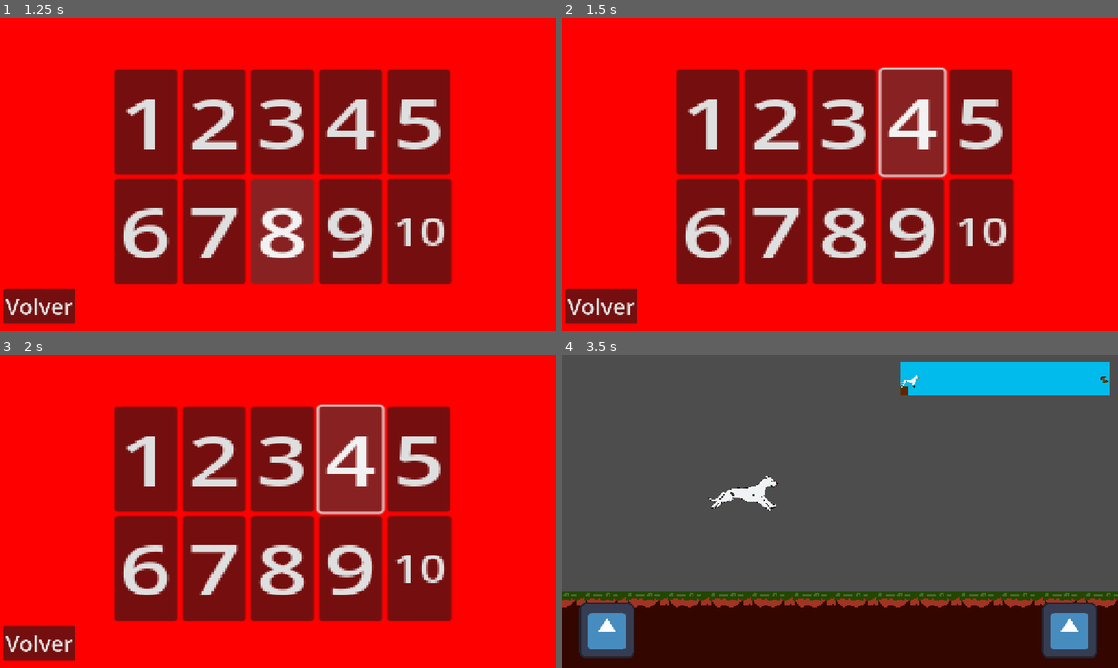
Above: before the commit, frames 1-4 (two rows, left to right).
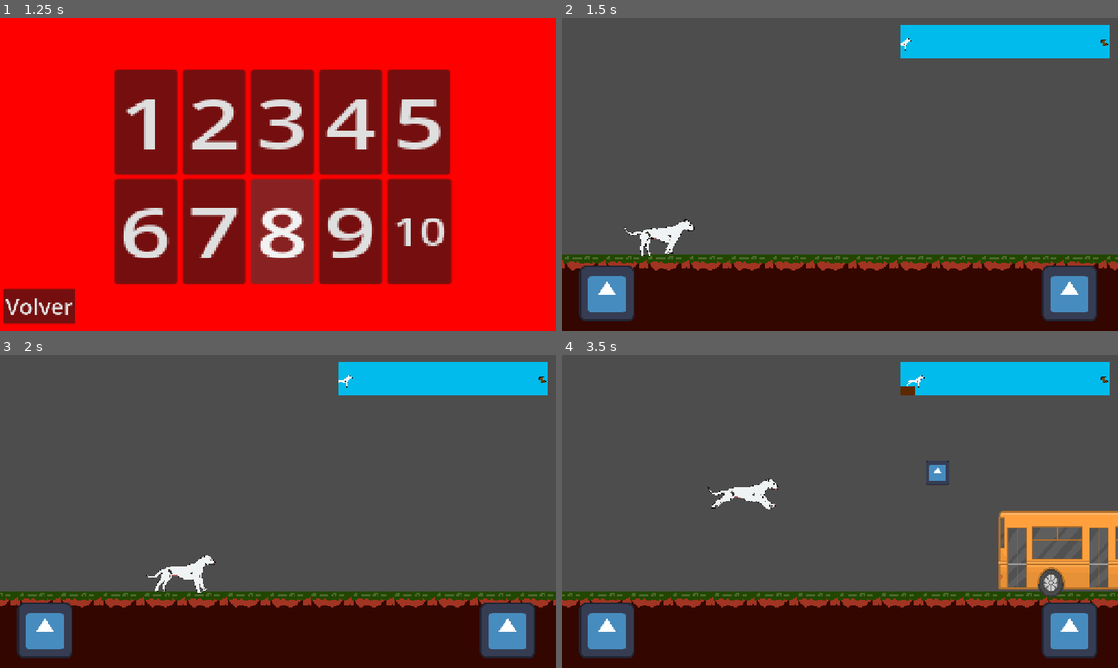
Above: after the commit, the same moments.

Repository: TheLuck12/DogoRun
Game: Godot game, scene res://Escena/menu.tscn
Two runs of this game, one before a commit and one after it. Both use one fixed random seed, a clock stepped at 60 frames per second and the inputs below. The engine's default icon, where the game draws it, is replaced by a stand-in: a white triangle on a blue panel in a dark square.
Inputs (mouse positions are in pixels of both pictures, inside the frame that each line leads up to):
- Up to frame 1 (1.25 s): click "Jugar" at 0.5 s
- Up to frame 2 (1.5 s): click "4" at 1.25 s
- Up to frame 3 (2 s): no input
- Up to frame 4 (3.5 s): click (706, 458) at 2 s, where only the run before the commit has a clickable "1"; tap Down (Caer) at 2.85 s; tap Up (Saltar) at 3.02 s

Frame 1 is identical in both runs. In frame 2, 100% of the frame differs, in the area x 0-100%, y 0-100%; in frame 3, 100%; in frame 4, 5.1%.

Commit message:
añadi nivel4

Diff:
--- a/Escena/Niveles/nivel.tscn
+++ b/Escena/Niveles/nivel.tscn
@@ -6,6 +6,7 @@
 [ext_resource type="PackedScene" uid="uid://bs3c03h3v5l6a" path="res://Escena/Niveles/nivel_1.tscn" id="2_nuv4m"]
 [ext_resource type="PackedScene" uid="uid://piqe1xe4i55h" path="res://Escena/Niveles/nivel_2.tscn" id="3_c0pia"]
 [ext_resource type="PackedScene" uid="uid://cba5wu185d5o1" path="res://Escena/Niveles/nivel_3.tscn" id="4_2sfly"]
+[ext_resource type="PackedScene" uid="uid://c6f738v8okaqr" path="res://Escena/Niveles/nivel_4.tscn" id="5_u8566"]
 [ext_resource type="PackedScene" uid="uid://blbrhdkmb00ge" path="res://Escena/interfaz.tscn" id="10_nuv4m"]
 
 [sub_resource type="TileSetAtlasSource" id="TileSetAtlasSource_kmxtv"]
@@ -44,6 +45,7 @@
 nivel1 = ExtResource("2_nuv4m")
 nivel2 = ExtResource("3_c0pia")
 nivel3 = ExtResource("4_2sfly")
+nivel4 = ExtResource("5_u8566")
 metadata/_edit_vertical_guides_ = [30184.0]
 metadata/_edit_horizontal_guides_ = [560.0]
 
--- /dev/null
+++ b/Escena/Niveles/nivel_4.tscn
@@ -0,0 +1,103 @@
+[gd_scene load_steps=6 format=3 uid="uid://c6f738v8okaqr"]
+
+[ext_resource type="PackedScene" uid="uid://b1op76fi6ecrv" path="res://Escena/Obstaculos/obstaculo_2.tscn" id="1_bt48w"]
+[ext_resource type="PackedScene" uid="uid://dlkxpwy0sdxy8" path="res://Escena/Obstaculos/enemigo1.tscn" id="2_4auhx"]
+[ext_resource type="PackedScene" uid="uid://djnfgbyrp0knr" path="res://Escena/Obstaculos/obstaculo_3.tscn" id="3_rtn23"]
+[ext_resource type="PackedScene" uid="uid://hiq8v640fdkr" path="res://Escena/Obstaculos/mov_obs_3.tscn" id="4_akmwy"]
+[ext_resource type="PackedScene" uid="uid://tbovlcygn17y" path="res://Escena/meta.tscn" id="5_4auhx"]
+
+[node name="Nivel4" type="Node2D"]
+metadata/_edit_horizontal_guides_ = [552.0]
+metadata/_edit_vertical_guides_ = [15216.0]
+
+[node name="Colectivo" type="Node2D" parent="."]
+
+[node name="Obstaculo2" parent="Colectivo" instance=ExtResource("1_bt48w")]
+position = Vector2(2040, 459)
+
+[node name="Obstaculo3" parent="Colectivo" instance=ExtResource("1_bt48w")]
+position = Vector2(4890, 459)
+
+[node name="Obstaculo4" parent="Colectivo" instance=ExtResource("1_bt48w")]
+position = Vector2(5460, 459)
+
+[node name="Obstaculo5" parent="Colectivo" instance=ExtResource("1_bt48w")]
+position = Vector2(7050, 459)
+
+[node name="Obstaculo6" parent="Colectivo" instance=ExtResource("1_bt48w")]
+position = Vector2(10257, 459)
+
+[node name="Obstaculo7" parent="Colectivo" instance=ExtResource("1_bt48w")]
+position = Vector2(12312, 459)
+
+[node name="Obstaculo8" parent="Colectivo" instance=ExtResource("1_bt48w")]
+position = Vector2(13656, 459)
+
+[node name="Obstaculo9" parent="Colectivo" instance=ExtResource("1_bt48w")]
+position = Vector2(14620, 461)
+
+[node name="Ciruja" type="Node2D" parent="."]
+
+[node name="Enemigo1" parent="Ciruja" instance=ExtResource("2_4auhx")]
+position = Vector2(3005, 526)
+
+[node name="Enemigo2" parent="Ciruja" instance=ExtResource("2_4auhx")]
+position = Vector2(4097, 526)
+
+[node name="Enemigo3" parent="Ciruja" instance=ExtResource("2_4auhx")]
+position = Vector2(6721, 526)
+
+[node name="Enemigo4" parent="Ciruja" instance=ExtResource("2_4auhx")]
+position = Vector2(7932, 526)
+
+[node name="Enemigo5" parent="Ciruja" instance=ExtResource("2_4auhx")]
+position = Vector2(11091, 527)
+
+[node name="Dron" type="Node2D" parent="."]
+
+[node name="Obstaculo3" parent="Dron" instance=ExtResource("3_rtn23")]
+position = Vector2(1671, 170)
+Movimiento = 1
+
+[node name="MovObs3" parent="Dron" instance=ExtResource("4_akmwy")]
+position = Vector2(1671, 288)
+
+[node name="Obstaculo4" parent="Dron" instance=ExtResource("3_rtn23")]
+position = Vector2(5179, 427)
+
+[node name="MovObs4" parent="Dron" instance=ExtResource("4_akmwy")]
+position = Vector2(5179, 288)
+
+[node name="Obstaculo5" parent="Dron" instance=ExtResource("3_rtn23")]
+position = Vector2(8750, 211)
+Movimiento = 1
+
+[node name="MovObs5" parent="Dron" instance=ExtResource("4_akmwy")]
+position = Vector2(8750, 288)
+
+[node name="Obstaculo6" parent="Dron" instance=ExtResource("3_rtn23")]
+position = Vector2(9264, 179)
+
+[node name="MovObs6" parent="Dron" instance=ExtResource("4_akmwy")]
+position = Vector2(9264, 288)
+
+[node name="Obstaculo7" parent="Dron" instance=ExtResource("3_rtn23")]
+position = Vector2(12021, 179)
+
+[node name="MovObs7" parent="Dron" instance=ExtResource("4_akmwy")]
+position = Vector2(12021, 288)
+
+[node name="Obstaculo8" parent="Dron" instance=ExtResource("3_rtn23")]
+position = Vector2(12622, 179)
+
+[node name="MovObs8" parent="Dron" instance=ExtResource("4_akmwy")]
+position = Vector2(12622, 288)
+
+[node name="Obstaculo9" parent="Dron" instance=ExtResource("3_rtn23")]
+position = Vector2(14093, 356)
+
+[node name="MovObs9" parent="Dron" instance=ExtResource("4_akmwy")]
+position = Vector2(14093, 288)
+
+[node name="Meta" parent="." instance=ExtResource("5_4auhx")]
+position = Vector2(15415, 505)
--- a/Escena/jugador.tscn
+++ b/Escena/jugador.tscn
@@ -425,18 +425,18 @@
 [node name="PiernaI" type="Bone2D" parent="Skeleton2D/Init/ParteA"]
 position = Vector2(-3, 11)
 rotation = -1.98773
-scale = Vector2(0.999828, 0.999828)
+scale = Vector2(0.99983, 0.99983)
 rest = Transform2D(-0.404956, -0.914335, 0.914335, -0.404956, -3, 11)
 
 [node name="PiernaD" type="Bone2D" parent="Skeleton2D/Init/ParteA"]
 position = Vector2(15.6365, 8.24083)
 rotation = -2.39088
-scale = Vector2(0.999877, 0.999877)
+scale = Vector2(0.999875, 0.999875)
 rest = Transform2D(-0.731201, -0.682161, 0.682161, -0.731201, 13, 15)
 
 [node name="ColaA" type="Bone2D" parent="Skeleton2D/Init/ParteA"]
 position = Vector2(24, -6)
-scale = Vector2(0.999876, 0.999876)
+scale = Vector2(0.999873, 0.999873)
 rest = Transform2D(1, 0, 0, 1, 24, -6)
 
 [node name="Bone2D" type="Bone2D" parent="Skeleton2D/Init/ParteA/ColaA"]
@@ -450,18 +450,18 @@
 
 [node name="PiernaD" type="Bone2D" parent="Skeleton2D/Init/ParteD"]
 position = Vector2(-7.03654, -11.4231)
-scale = Vector2(0.999848, 0.999848)
+scale = Vector2(0.999849, 0.999849)
 rest = Transform2D(1, 0, 0, 1, -7.03654, -11.4231)
 
 [node name="PIernaI" type="Bone2D" parent="Skeleton2D/Init/ParteD"]
 position = Vector2(1.29154, 5.50744)
-scale = Vector2(0.999849, 0.999849)
+scale = Vector2(0.99985, 0.99985)
 rest = Transform2D(1, 0, 0, 1, 1.29154, 5.50744)
 
 [node name="cuello" type="Bone2D" parent="Skeleton2D/Init"]
 position = Vector2(-28, -40)
 rotation = -2.69624
-scale = Vector2(0.999855, 0.999855)
+scale = Vector2(0.999853, 0.999853)
 rest = Transform2D(-0.8912, -0.453611, 0.453611, -0.8912, -28, -40)
 
 [node name="Cabeza" type="Bone2D" parent="Skeleton2D/Init/cuello"]
--- a/Escena/menu.tscn
+++ b/Escena/menu.tscn
@@ -193,4 +193,5 @@
 [connection signal="button_down" from="VBoxContainer2/HBoxContainer/Nivel1" to="." method="_on_nivel_1_button_down"]
 [connection signal="button_down" from="VBoxContainer2/HBoxContainer/Nivel2" to="." method="_on_nivel_2_button_down"]
 [connection signal="button_down" from="VBoxContainer2/HBoxContainer/Nivel3" to="." method="_on_nivel_3_button_down"]
+[connection signal="button_down" from="VBoxContainer2/HBoxContainer/Nivel4" to="." method="_on_nivel_4_button_down"]
 [connection signal="button_down" from="Button" to="." method="ReposicionarTodo"]
--- a/Scripts/menu.gd
+++ b/Scripts/menu.gd
@@ -28,3 +28,8 @@
 
 func ReposicionarTodo() -> void:
 	get_tree().reload_current_scene()
+
+
+func _on_nivel_4_button_down() -> void:
+	Global.Nivel = 4
+	IrANivel()
--- a/Scripts/nivel.gd
+++ b/Scripts/nivel.gd
@@ -3,7 +3,7 @@
 @export var nivel1 : PackedScene
 @export var nivel2 : PackedScene
 @export var nivel3 : PackedScene
-
+@export var nivel4 : PackedScene
 func _ready() -> void:
 	CrearNivel()
 	Global.enJuego = true
@@ -26,6 +26,8 @@
 		InstanciarNivel(nivel2)
 	elif Global.Nivel == 3:
 		InstanciarNivel(nivel3)
+	elif Global.Nivel == 4:
+		InstanciarNivel(nivel4)
 func InstanciarNivel(Nivel):
 	var InsNivel = Nivel.instantiate()
 	InsNivel.global_position = Vector2.ZERO
Not shown: 1 places in Escena/Niveles/nivel.tscn that only renumber resources
